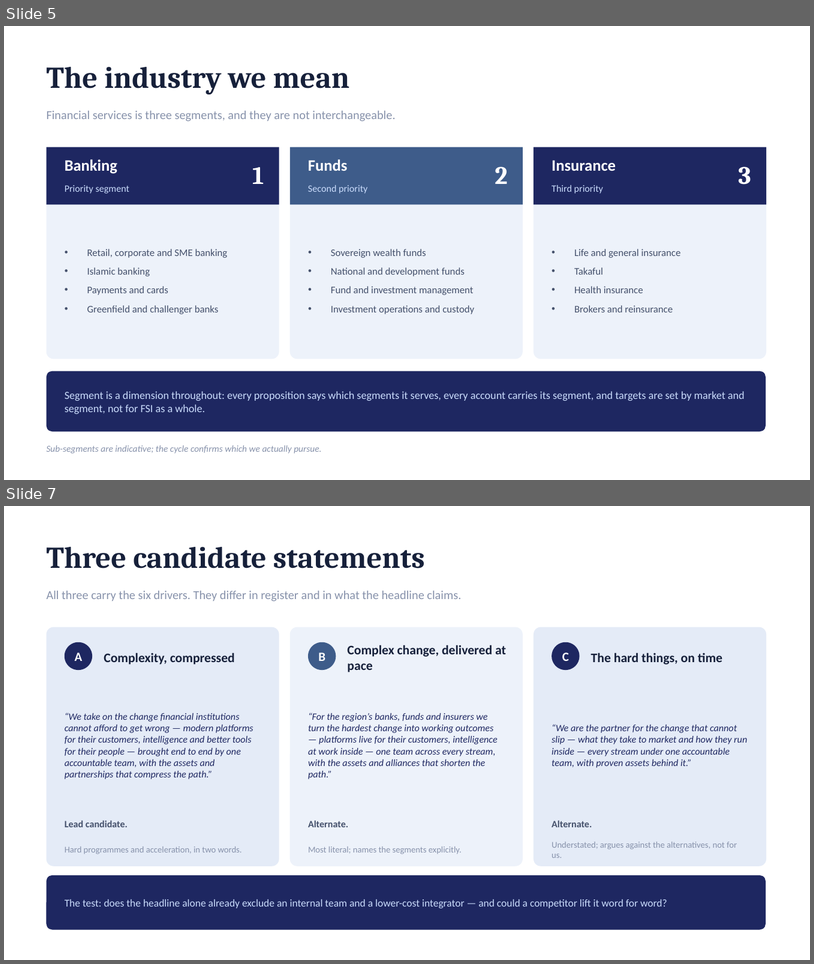
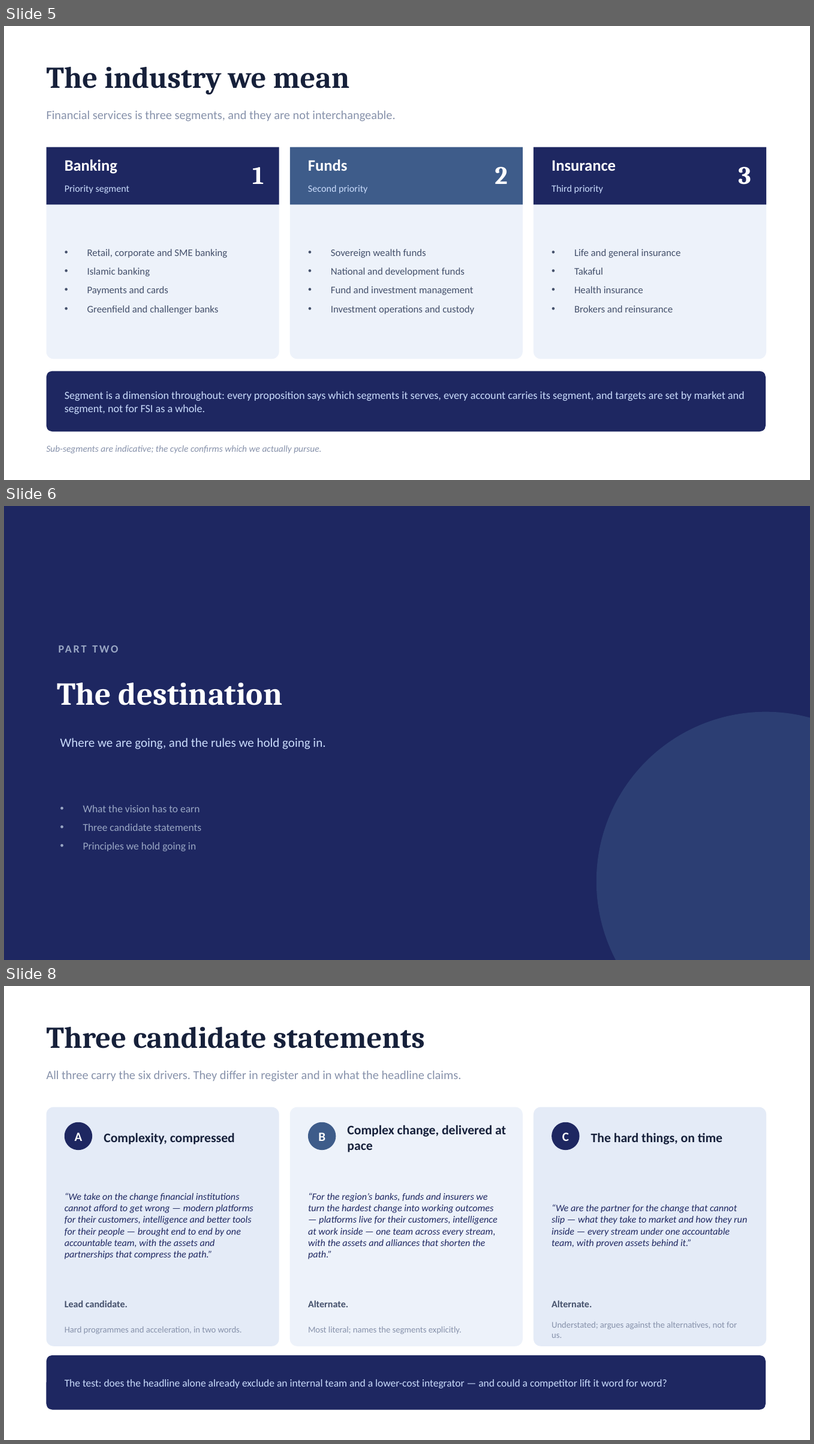
Before and after one commit to dhajjar-cyber/bae, a slide deck: FSI strategy/EAIND-FSI-Strategy-Development-Plan.pptx. Shown one above the other, each under a label of ours: slides 5 and 7 before the commit, slides 5, 6 and 8 after it; the slides between them are not shown. The pictures are 814x964 and 814x1444 pixels, drawn with LibreOffice and Linux fonts; fonts in the diff are those of the drawing. Boxes give left, top, right and bottom in pixels: in the first picture for what was removed or moved away, otherwise in the second. Text is boxed around its words. In the diff, an @@ line names an element or a change of style, - is before the commit and + after.

```diff
--- a/FSI strategy/EAIND-FSI-Strategy-Development-Plan.pptx
+++ b/FSI strategy/EAIND-FSI-Strategy-Development-Plan.pptx
@@ slide 6 added at (4, 506, 810, 960), background #1E2761 @@
@@ text added at (59, 636, 361, 660), 13 pt, text #9AA7C4, bold @@
+PART TWO
@@ text added at (57, 682, 282, 705), 38 pt, text #FFFFFF, bold @@
+The destination
@@ ellipse added at (597, 712, 810, 960), fill #3E5C8A at 45% opacity @@
@@ text added at (60, 738, 326, 749), 15 pt, text #CADCFC @@
+Where we are going, and the rules we hold going in.
@@ text added at (83, 805, 201, 851), 12.5 pt, text #9AA7C4 @@
+• What the vision has to earn
+• Three candidate statements
+• Principles we hold going in
@@ what was slide 7 is now slide 8 @@
```
Also in this commit, not shown: 4 slides changed, 6 other slides added, 1 slide removed, 2 other files.
